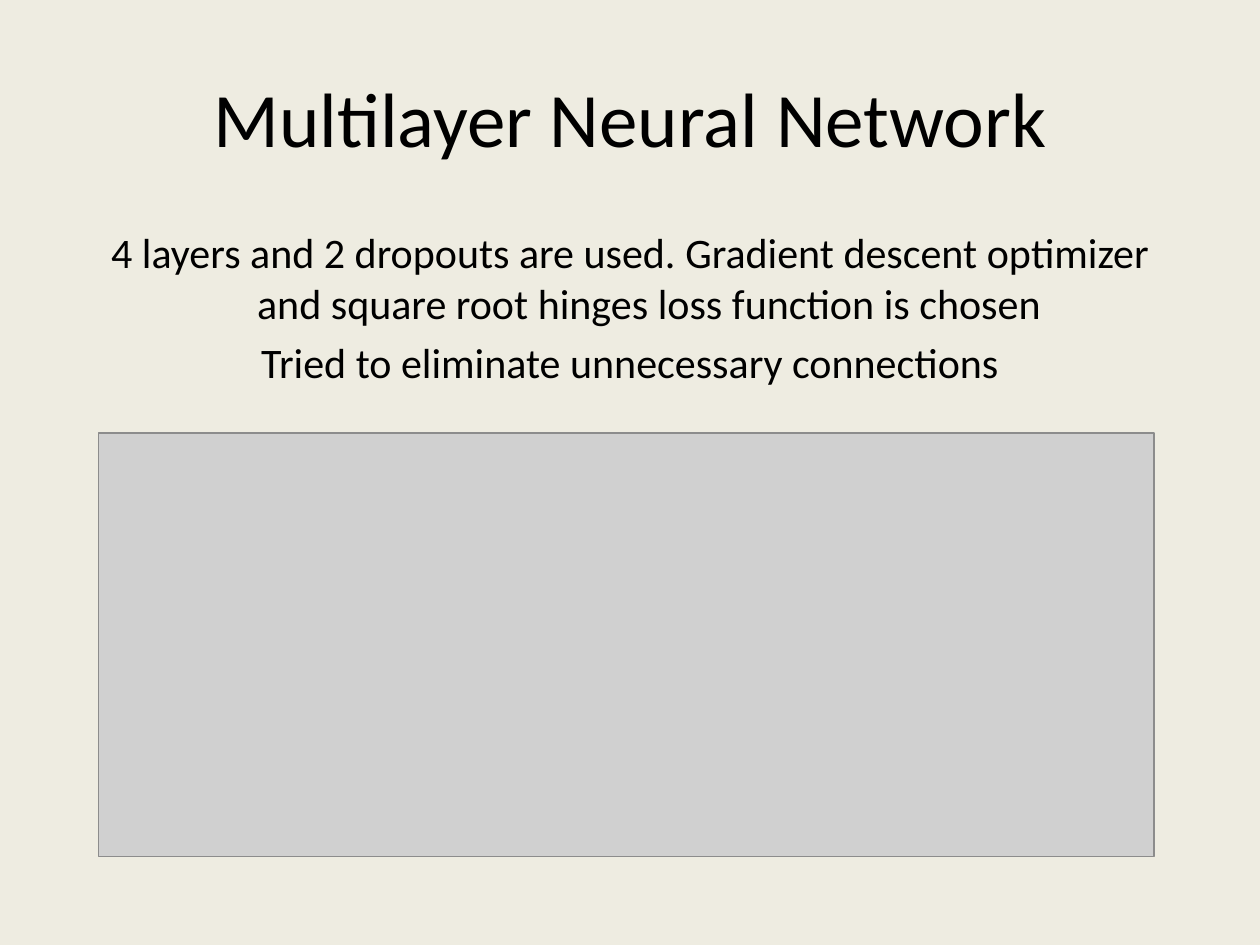
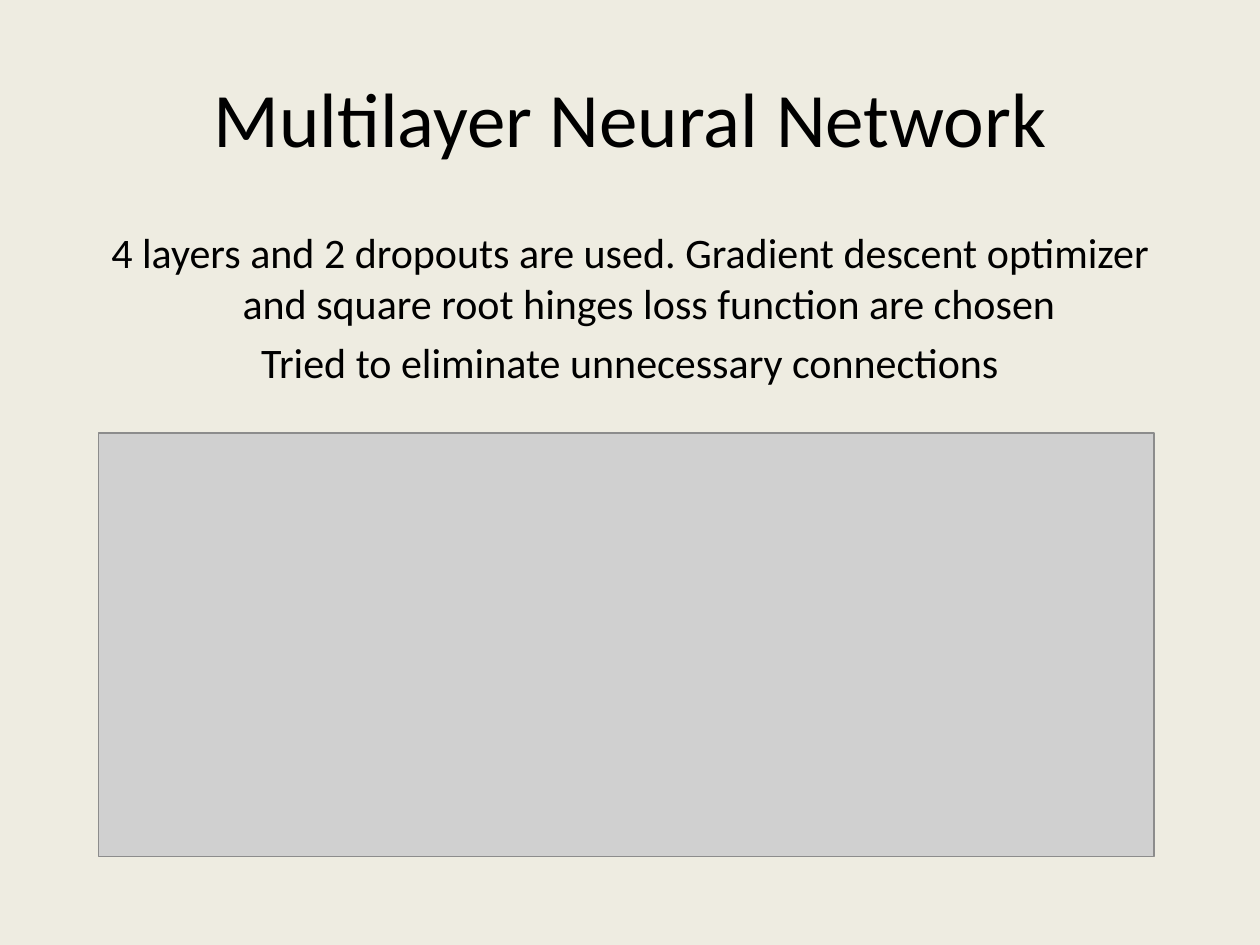
Before and after one commit to gungenibrahim/ee543-neural-network-and-deep-learning, a slide deck: slide 9 of ee543_sunum.pptx. Drawn at 1260x945 pixels with LibreOffice and Linux fonts; fonts in the diff are those of the drawing; grey boxes stand for pictures. Boxes give left, top, right and bottom in pixels: in the first picture for what was removed or moved away, otherwise in the second. Text is boxed around its words. In the diff, an @@ line names an element or a change of style, - is before the commit and + after.

```diff
--- a/ee543_sunum.pptx
+++ b/ee543_sunum.pptx
@@ text at (111, 238, 1149, 327): text changed @@
-4 layers and 2 dropouts are used. Gradient descent optimizer and square root hinges loss function is chosen
+4 layers and 2 dropouts are used. Gradient descent optimizer and square root hinges loss function are chosen
```
Also in this commit, not shown: 3 other slides changed.
